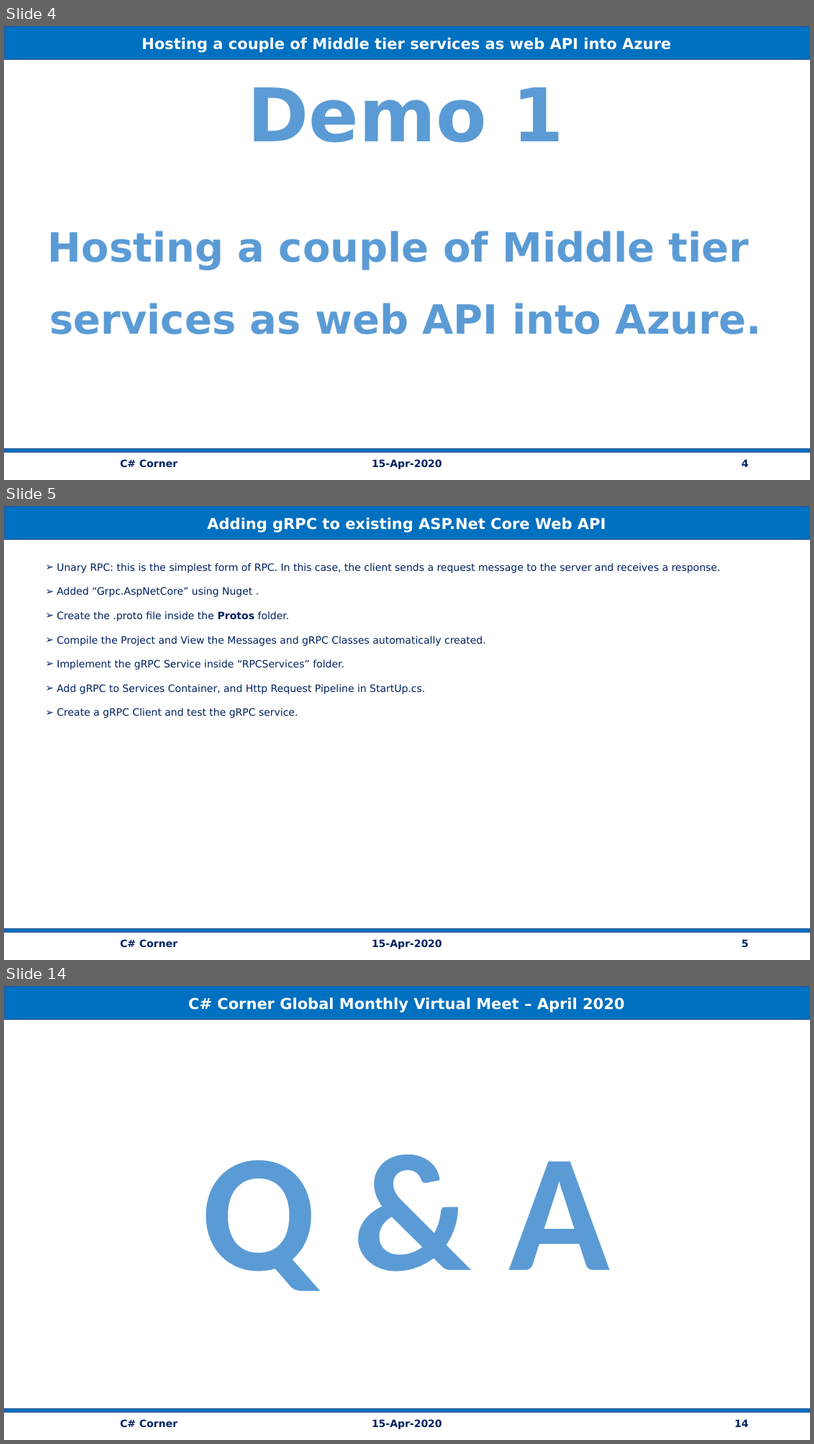
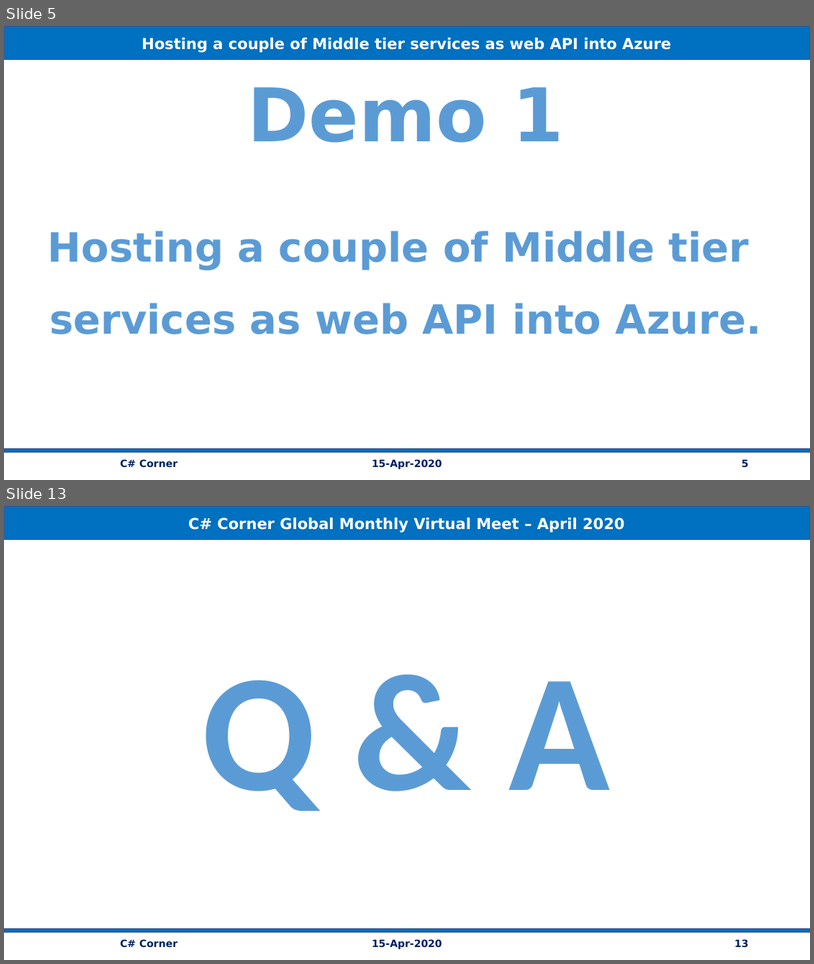
Before and after one commit to vishipayyallore/speaker_series, a slide deck: Azure/15Apr2020_BFF_ApiMgt/Documentation/BackEndForFrontEnd_AzureAPIMgt.pptx. Shown one above the other, each under a label of ours: slides 4, 5 and 14 before the commit, slides 5 and 13 after it; the slides between them are not shown. The pictures are 814x1444 and 814x964 pixels, drawn with LibreOffice and Linux fonts; fonts in the diff are those of the drawing. Boxes give left, top, right and bottom in pixels: in the first picture for what was removed or moved away, otherwise in the second. Text is boxed around its words. In the diff, an @@ line names an element or a change of style, - is before the commit and + after.

```diff
--- a/Azure/15Apr2020_BFF_ApiMgt/Documentation/BackEndForFrontEnd_AzureAPIMgt.pptx
+++ b/Azure/15Apr2020_BFF_ApiMgt/Documentation/BackEndForFrontEnd_AzureAPIMgt.pptx
@@ slide 5 removed at (4,506,810,960), background #FFFFFF @@
@@ rectangle removed at (4,507,810,539) @@
-Adding gRPC to existing ASP.Net Core Web API
@@ text removed at (57,563,721,718) @@
-  ➢ Unary RPC: this is the simplest form of RPC. In this case, the client sends a request message to the server and receives a response.
-  ➢ Added “Grpc.AspNetCore” using Nuget .
-  ➢ Create the .proto file inside the Protos folder.
-  ➢ Compile the Project and View the Messages and gRPC Classes automatically created.
-  ➢ Implement the gRPC Service inside “RPCServices” folder.
-  ➢ Add gRPC to Services Container, and Http Request Pipeline in StartUp.cs.
-  ➢ Create a gRPC Client and test the gRPC service.
@@ rectangle removed at (4,928,810,932) @@
@@ text removed at (120,939,178,947) @@
-C# Corner
@@ text removed at (372,939,442,949) @@
-15-Apr-2020
@@ page number removed at (742,939,749,947) @@
-5
@@ what was slide 4 is now slide 5 @@
@@ page number at (742,459,749,467): text changed @@
-4
+5
@@ what was slide 14 is now slide 13 @@
@@ page number at (735,939,748,947): text changed @@
-14
+13
```
Also in this commit, not shown: 6 slides changed, 4 slides added, 4 other slides removed, 1 other file.
